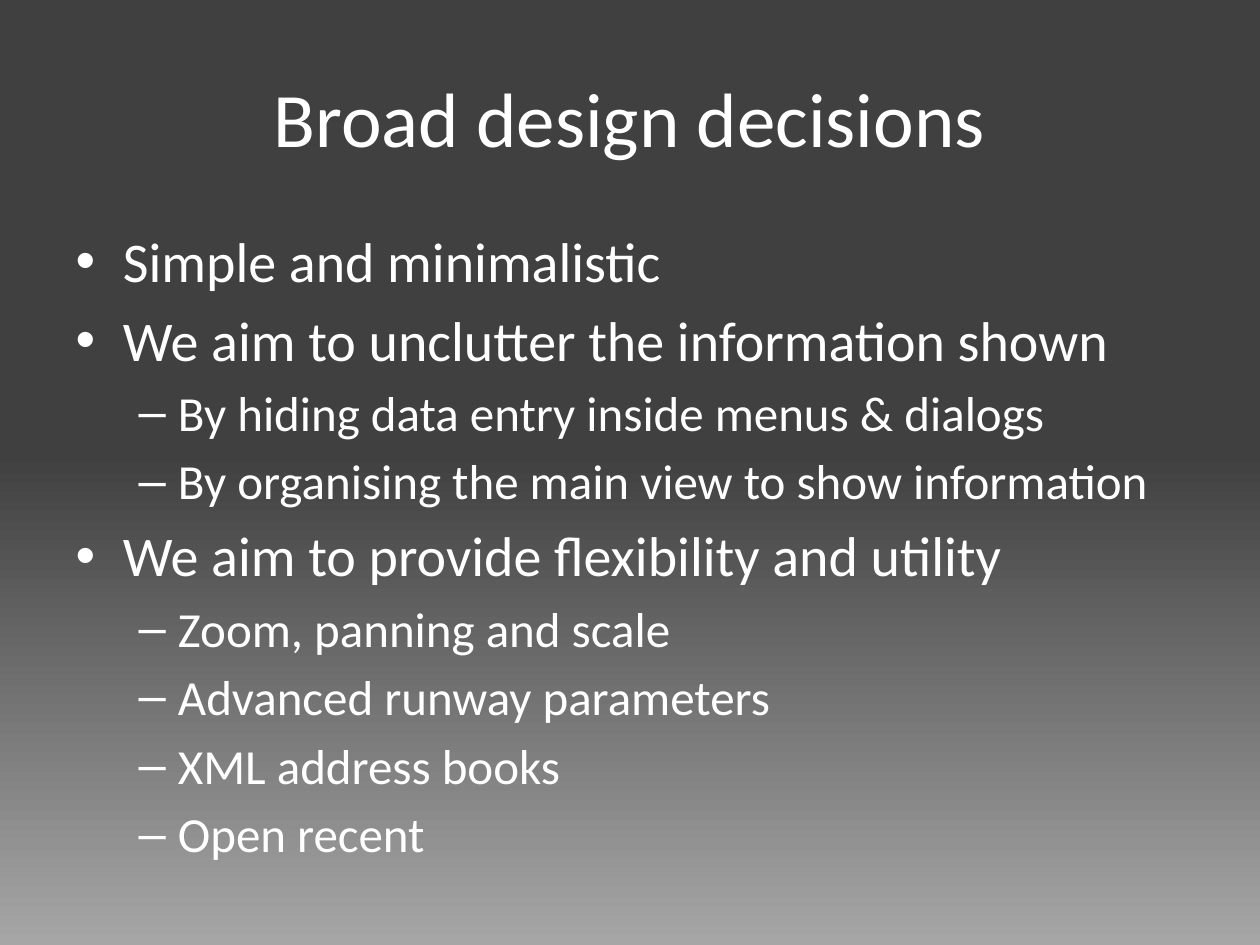
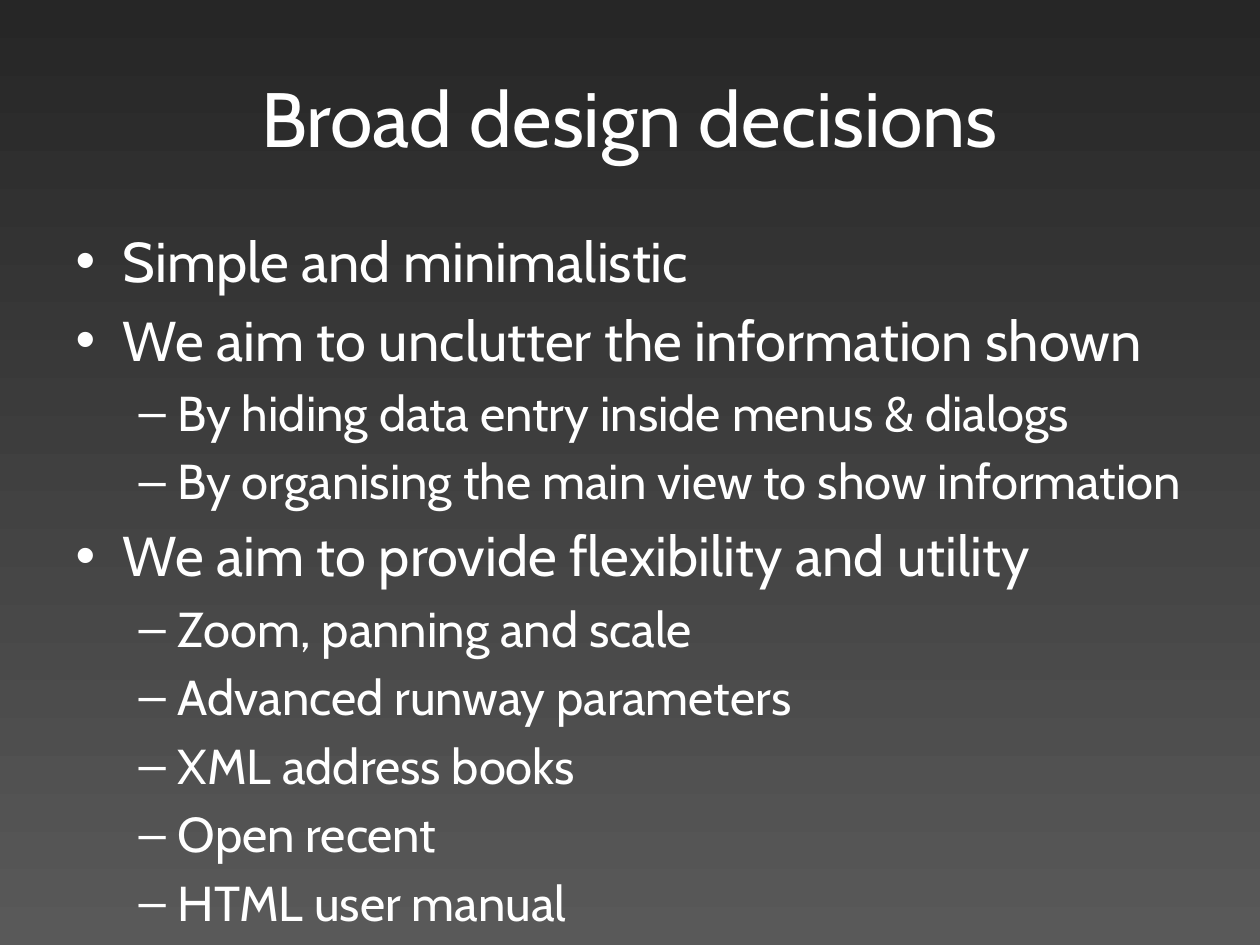
Before and after one commit to edderick/RunwayRedeclaration, a slide deck: slide 3 of doc/Final Presentation/Slides.pptx. Drawn at 1260x945 pixels with LibreOffice and Linux fonts; fonts in the diff are those of the drawing. Boxes give left, top, right and bottom in pixels: in the first picture for what was removed or moved away, otherwise in the second. Text is boxed around its words. In the diff, an @@ line names an element or a change of style, - is before the commit and + after.

Commit message:
* Updated Slides.pptx with darker background and a better font * Added "HTML user manual" to the final slide

```diff
--- a/doc/Final Presentation/Slides.pptx
+++ b/doc/Final Presentation/Slides.pptx
@@ background gradient #A6A6A6 to #404040 to gradient #595959 to #262626 @@
@@ title "Broad design decisions" at (261, 89, 998, 164): font Calibri to Cabin @@
@@ text at (123, 240, 1181, 864): font Calibri to Cabin @@
@@ text at (178, 884, 566, 922): paragraph added @@
+  – HTML user manual
```
Also in this commit, not shown: 2 other slides changed.
